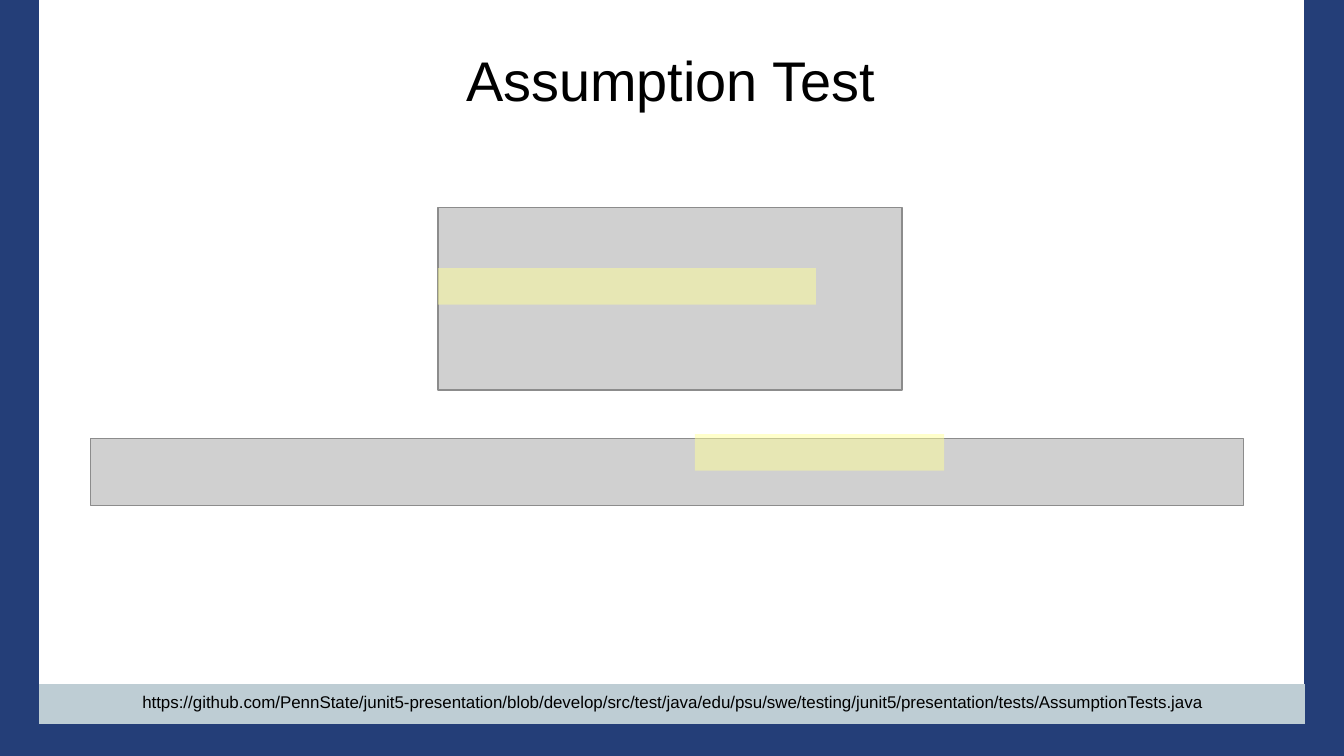
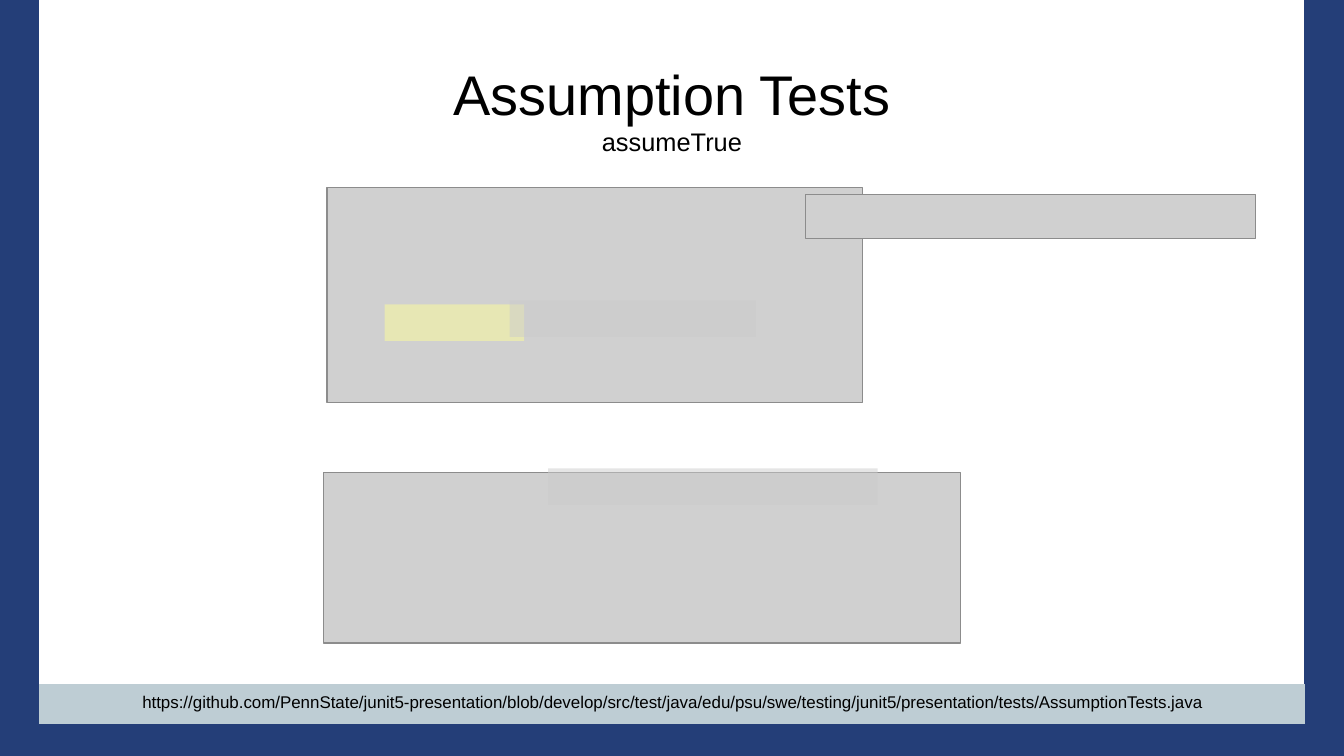
Before and after one commit to PennState/junit5-presentation, a slide deck: slide 34 of src/site/presentation/Junit5_Presentation_JavaOne_2016.odp (slide 32 before the commit). Drawn at 1344x756 pixels with LibreOffice and Linux fonts; fonts in the diff are those of the drawing; grey boxes stand for pictures; background and template pictures are left out. Boxes give left, top, right and bottom in pixels: in the first picture for what was removed or moved away, otherwise in the second. Text is boxed around its words. In the diff, an @@ line names an element or a change of style, - is before the commit and + after.

```diff
--- a/src/site/presentation/Junit5_Presentation_JavaOne_2016.odp
+++ b/src/site/presentation/Junit5_Presentation_JavaOne_2016.odp
@@ title at (453,74,890,125): text changed @@
-Assumption Test
+Assumption Tests
@@ title added at (602,133,742,152), 15 pt, text #000000 @@
+assumeTrue
@@ picture: place and size @@
-picture at (438,207,903,390)
+picture at (327,188,862,402)
@@ picture added at (806,195,1256,239) @@
@@ rectangle added at (385,305,524,341), fill #FFFF99 at 50% opacity @@
@@ rectangle: place and size @@
-rectangle at (438,268,816,305)
+rectangle at (510,300,756,337)
@@ rectangle at (510,300,756,337): fill #FFFF99 at 50% opacity to #CCCCCC at 50% opacity @@
@@ rectangle removed at (695,434,944,471) @@
@@ picture: place and size @@
-picture at (90,439,1244,506)
+picture at (324,473,961,644)
@@ rectangle added at (549,468,878,505), fill #CCCCCC at 50% opacity @@
```
Also in this commit, not shown: 46 other slides changed, 18 slides added, 8 slides removed.
